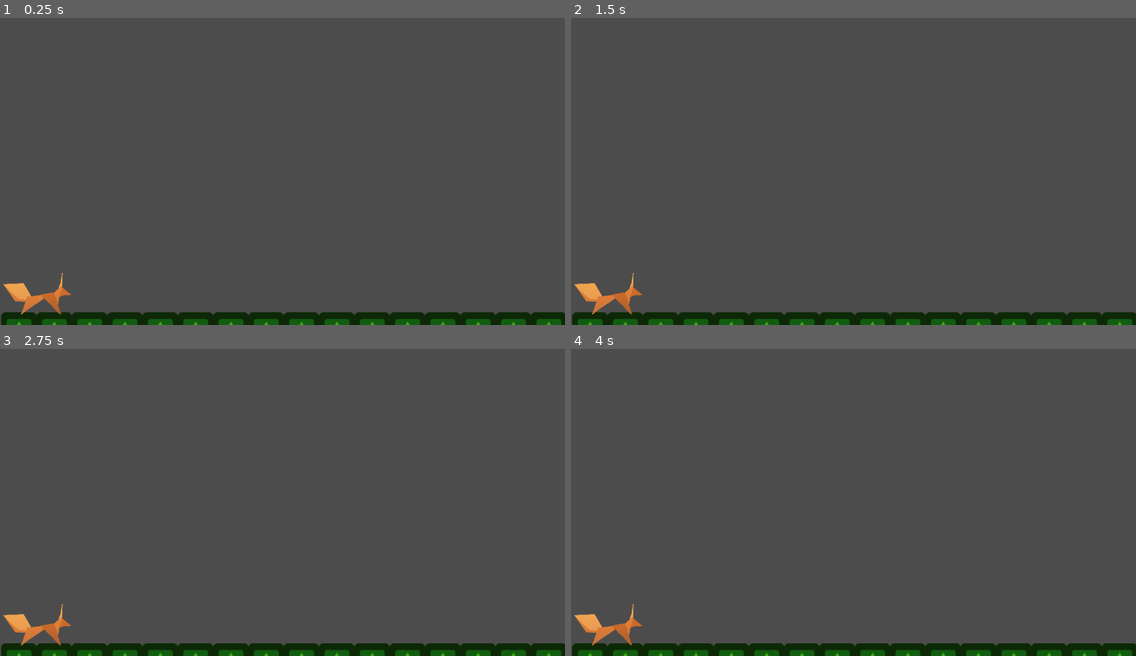
Above: before the commit, frames 1-4 (two rows, left to right).
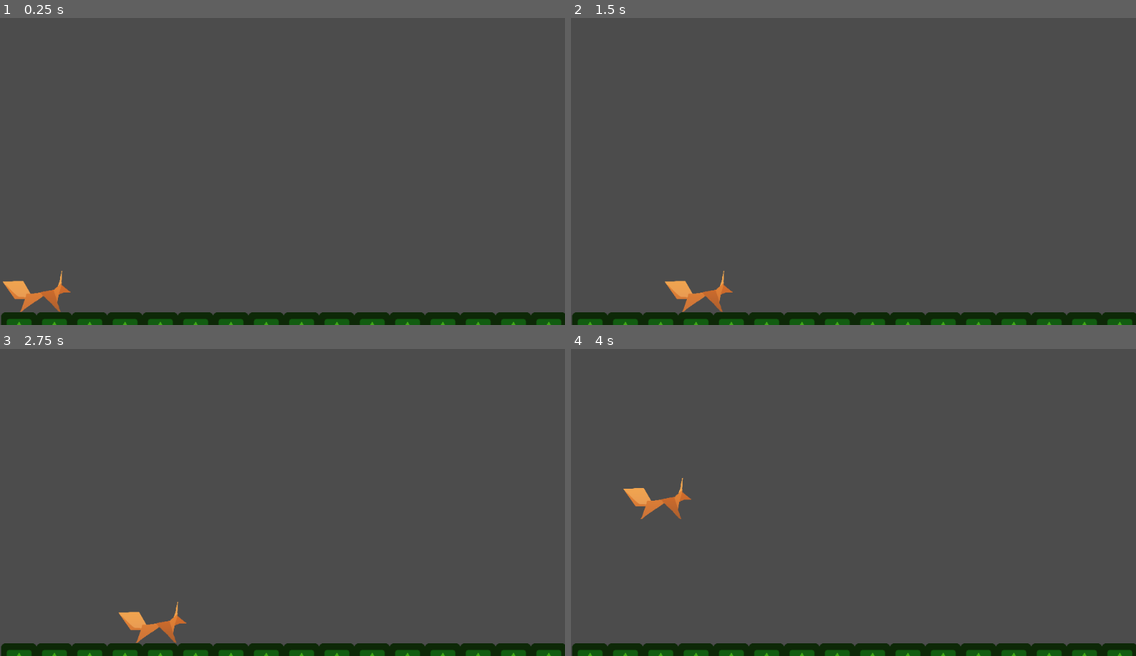
Above: after the commit, the same moments.

Repository: yeetables/Gami
Game: Godot game, scene res://Scenes/World.tscn
The game is run twice, just before and just after one commit, with the same random seed, the same clock (stepped at 60 frames per second) and the same inputs. Before the commit the project has no main scene; this scene is started directly in both runs.
Inputs:
- Up to frame 1 (0.25 s): no input
- Up to frame 2 (1.5 s): tap Enter at 0.5 s; hold Right (ui_right) 0.53-1.28 s; hold Left (ui_left) from 1.28 s (still down)
- Up to frame 3 (2.75 s): release Left (ui_left) at 2.03 s; hold Right (ui_right) from 2.03 s (still down)
- Up to frame 4 (4 s): release Right (ui_right) at 2.78 s; hold Up (ui_up) 2.78-3.53 s; hold Left (ui_left) from 3.53 s (still down)

The runs differ from the first frame. In frame 1, 0.3% of the frame differs, in the area x 0-13%, y 82-97%; in frame 2, 1.0%; in frame 3, 1.0%, in the area x 0-33%, y 82-97%; in frame 4, 1.0%.

Commit message:
bad physics

Diff:
--- a/src/Scenes/Player.tscn
+++ /dev/null
@@ -1,30 +0,0 @@
-[gd_scene load_steps=3 format=2]
-
-[ext_resource path="res://Assets/fox-stand-1.png" type="Texture" id=1]
-
-[sub_resource type="RectangleShape2D" id=1]
-
-custom_solver_bias = 0.0
-extents = Vector2( 10, 10 )
-
-[node name="Player" type="Node2D" index="0"]
-
-[node name="Squirrel" type="KinematicBody2D" parent="." index="0"]
-
-input_pickable = false
-collision_layer = 1
-collision_mask = 1
-collision/safe_margin = 0.08
-
-[node name="CollisionShape2D" type="CollisionShape2D" parent="Squirrel" index="0"]
-
-position = Vector2( 0, 4.44044 )
-scale = Vector2( 4.67292, 3.08609 )
-shape = SubResource( 1 )
-_sections_unfolded = [ "Transform" ]
-
-[node name="Basic" type="Sprite" parent="Squirrel" index="1"]
-
-scale = Vector2( 0.2, 0.2 )
-texture = ExtResource( 1 )
-_sections_unfolded = [ "Transform" ]
--- /dev/null
+++ b/src/Scenes/Player_squirrel.tscn
@@ -0,0 +1,29 @@
+[gd_scene load_steps=4 format=2]
+
+[ext_resource path="res://Scripts/Squirrel.gd" type="Script" id=1]
+[ext_resource path="res://Assets/fox-stand-1.png" type="Texture" id=2]
+
+[sub_resource type="RectangleShape2D" id=1]
+
+custom_solver_bias = 0.0
+extents = Vector2( 10, 12.5258 )
+
+[node name="Player_squirrel" type="KinematicBody2D" index="0"]
+
+input_pickable = false
+collision_layer = 1
+collision_mask = 1
+collision/safe_margin = 0.08
+script = ExtResource( 1 )
+
+[node name="CollisionShape2D" type="CollisionShape2D" parent="." index="0"]
+
+position = Vector2( 7.34626, 12.984 )
+scale = Vector2( 4.3469, 2.03375 )
+shape = SubResource( 1 )
+
+[node name="Sprite" type="Sprite" parent="." index="1"]
+
+scale = Vector2( 0.2, 0.2 )
+texture = ExtResource( 2 )
+_sections_unfolded = [ "Transform" ]
--- a/src/Scenes/World.tscn
+++ b/src/Scenes/World.tscn
@@ -1,7 +1,7 @@
 [gd_scene load_steps=3 format=2]
 
 [ext_resource path="res://Scenes/Tileset.res" type="TileSet" id=1]
-[ext_resource path="res://Scenes/Player.tscn" type="PackedScene" id=2]
+[ext_resource path="res://Scenes/Player_squirrel.tscn" type="PackedScene" id=2]
 
 [node name="World" type="Node2D" index="0"]
 
@@ -27,6 +27,10 @@
 format = 1
 tile_data = PoolIntArray( 589824, 0, 0, 589825, 0, 0, 589826, 0, 0, 589827, 0, 0, 589828, 0, 0, 589829, 0, 0, 589830, 0, 0, 589831, 0, 0, 589832, 0, 0, 589833, 0, 0, 589834, 0, 0, 589835, 0, 0, 589836, 0, 0, 589837, 0, 0, 589838, 0, 0, 589839, 0, 0 )
 
-[node name="Player" parent="." index="1" instance=ExtResource( 2 )]
+[node name="Player_squirrel" parent="." index="1" instance=ExtResource( 2 )]
 
-position = Vector2( 65.374, 541.828 )
+position = Vector2( 64.2659, 537.396 )
+NORMAL_SPEED = 300
+JUMP_SPEED = 10
+GRAVITY = 15
+JUMP_HEIGHT = 100
--- /dev/null
+++ b/src/Scripts/Squirrel.gd
@@ -0,0 +1,44 @@
+# player.gd
+extends KinematicBody2D
+
+export var NORMAL_SPEED = 300
+export var JUMP_SPEED = 10
+export var GRAVITY = 15
+export var JUMP_HEIGHT = 100
+var MOTION_SPEED
+var worldNode
+var velocity = Vector2(0,0)
+var isJump
+
+func _ready():
+	set_physics_process(true)
+	worldNode = get_tree().root.get_node("World")
+	MOTION_SPEED = NORMAL_SPEED
+
+func _physics_process(delta):
+	control_loop(delta)
+	movement_loop(delta)
+
+func movement_loop(delta):
+	var motion = velocity.normalized() * MOTION_SPEED
+
+	var collision = move_and_collide(motion*delta)
+	#if collision:
+		#move_and_slide(motion)
+
+func control_loop(delta):
+
+	var LEFT	= Input.is_action_pressed("ui_left")
+	var RIGHT	= Input.is_action_pressed("ui_right")
+	var JUMP    = Input.is_action_pressed("ui_up")
+
+	#put movement and action conditions here
+	if JUMP:
+		jump()
+
+	velocity.x = -int(LEFT) + int(RIGHT) # Prevents simulataneous movement to left and right
+	velocity.y = -int(JUMP) # if jump is true, it turns it to false after calling jump()
+
+func jump():
+	if velocity.y <= -JUMP_HEIGHT:
+		velocity.y = -JUMP_SPEED
--- a/src/project.godot
+++ b/src/project.godot
@@ -11,4 +11,5 @@
 [application]
 
 config/name="Gami"
+run/main_scene="res://Scenes/World.tscn"
 config/icon="res://icon.png"
